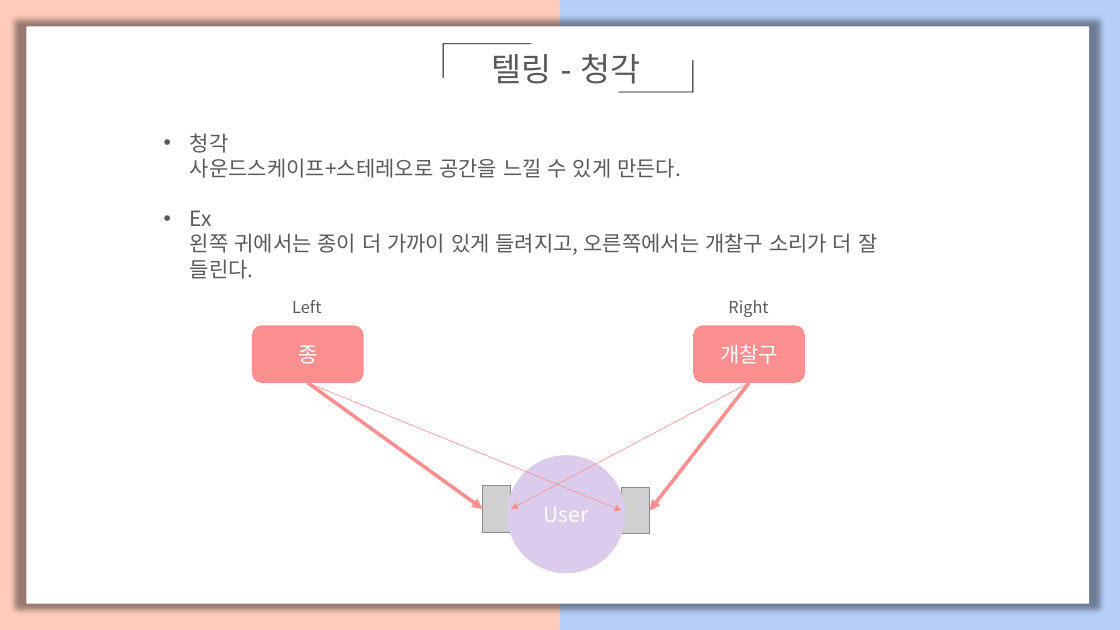
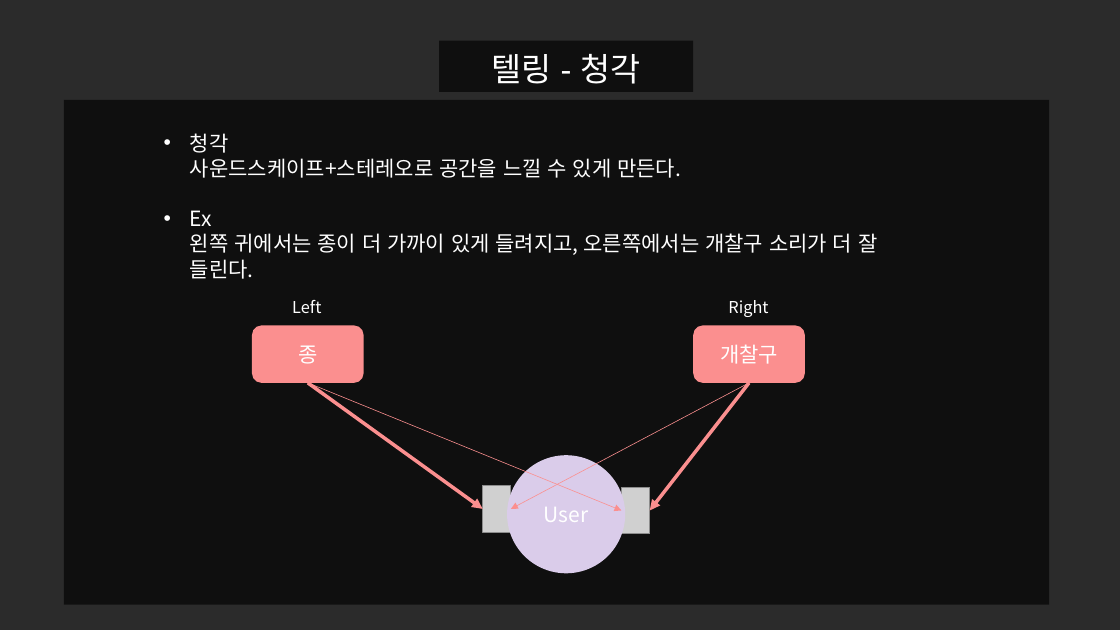
Before and after one commit to mehwari/proj.home, a slide deck: slide 5 of proj.home.PT.pptx. Drawn at 1120x630 pixels with LibreOffice and Linux fonts; fonts in the diff are those of the drawing; grey boxes stand for pictures; background and template pictures are left out; a plain dark background stands for a picture behind light text. Boxes give left, top, right and bottom in pixels: in the first picture for what was removed or moved away, otherwise in the second. Text is boxed around its words. In the diff, an @@ line names an element or a change of style, - is before the commit and + after.

```diff
--- a/proj.home.PT.pptx
+++ b/proj.home.PT.pptx
@@ rectangle removed at [0,0,560,630] @@
@@ rectangle removed at [26,26,1089,603] @@
@@ rectangle removed at [560,0,1120,630] @@
@@ rectangle added at [439,40,693,92], fill #000000 at 65% opacity @@
@@ half frame removed at [443,44,532,78] @@
@@ half frame removed at [618,60,693,92] @@
@@ rectangle added at [64,100,1049,605], fill #000000 at 65% opacity @@
@@ text colour #595959 to #FFFFFF in 4 elements at [190,133,877,279], [492,54,641,84], [292,300,321,313], [728,300,768,317] @@
```
Also in this commit, not shown: 9 other slides changed.
